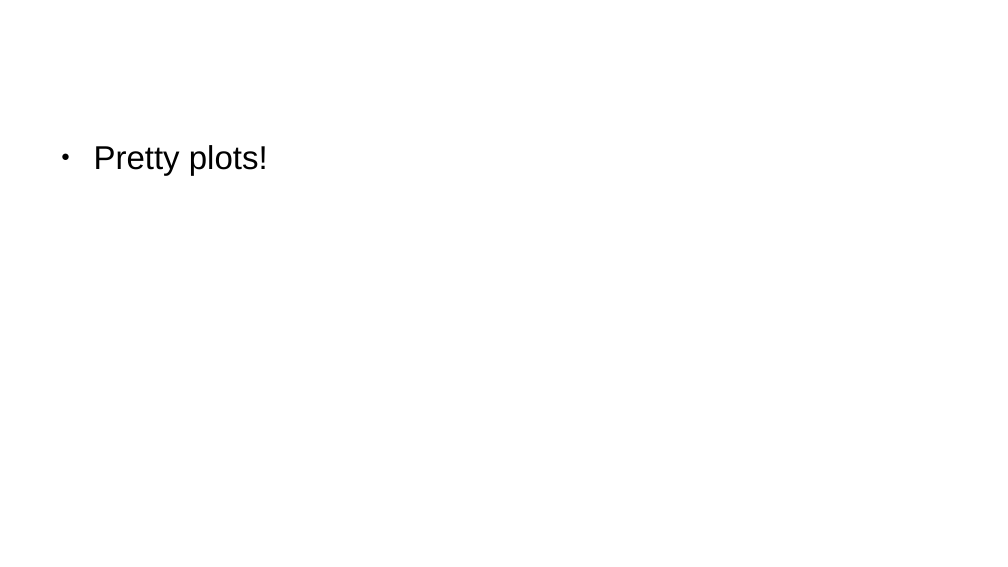
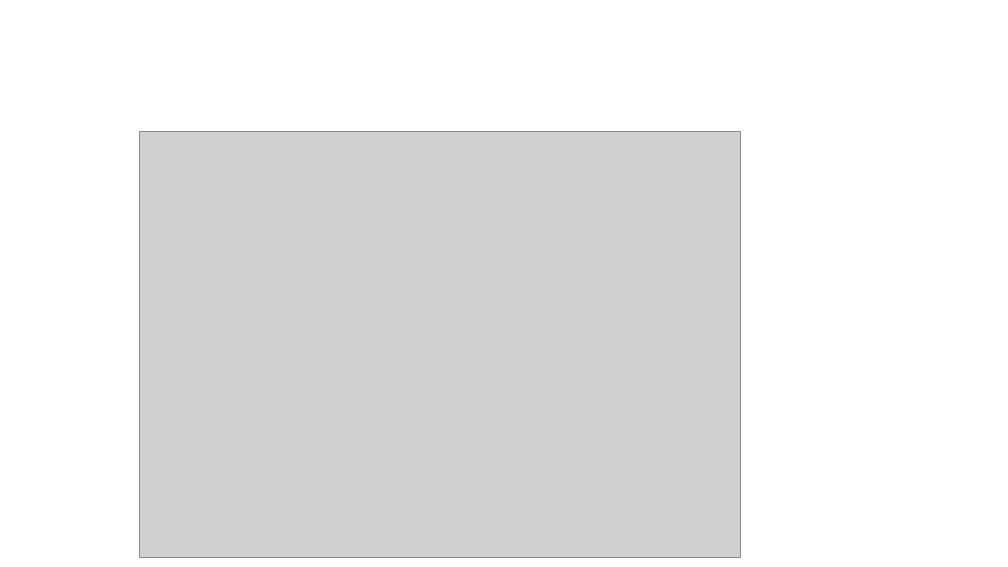
Before and after one commit to DanielAndreasen/covid-datathon21-mobility, a slide deck: slide 8 of presentation/presentation.odp. Drawn at 1008x567 pixels with LibreOffice and Linux fonts; fonts in the diff are those of the drawing; grey boxes stand for pictures; background and template pictures are left out. Boxes give left, top, right and bottom in pixels: in the first picture for what was removed or moved away, otherwise in the second. Text is boxed around its words. In the diff, an @@ line names an element or a change of style, - is before the commit and + after.

Commit message:
Add pretty plot

```diff
--- a/presentation/presentation.odp
+++ b/presentation/presentation.odp
@@ text removed at box(94, 145, 268, 176) @@
-● Pretty plots!
@@ picture added at box(140, 132, 741, 558) @@
```
Also in this commit, not shown: 1 other file.
